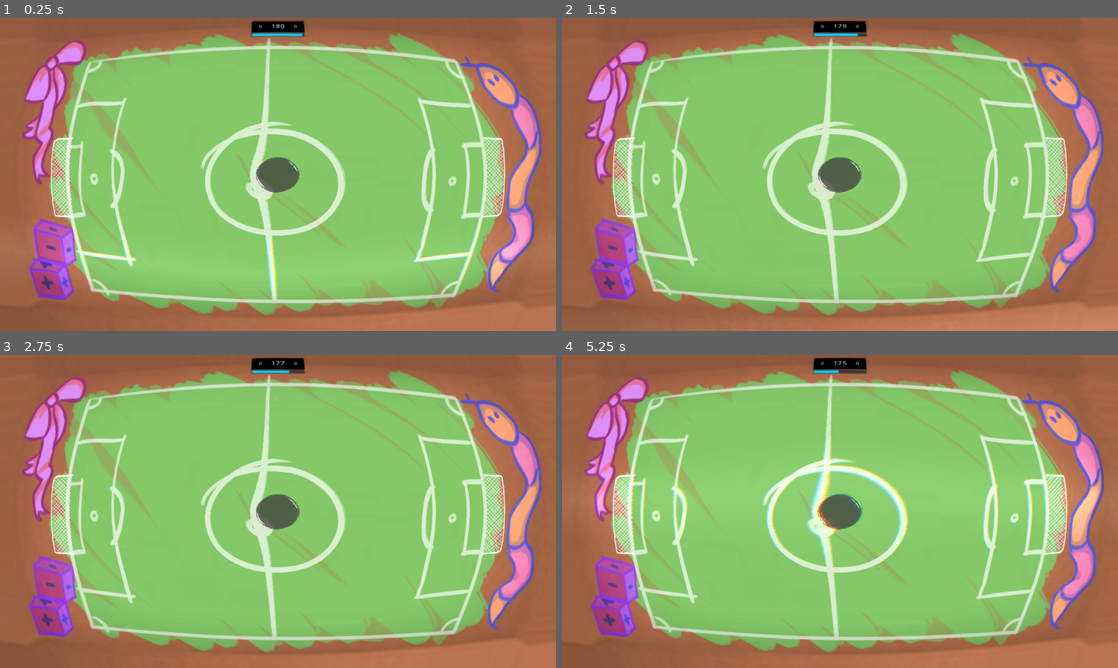
Above: before the commit, frames 1-4 (two rows, left to right).
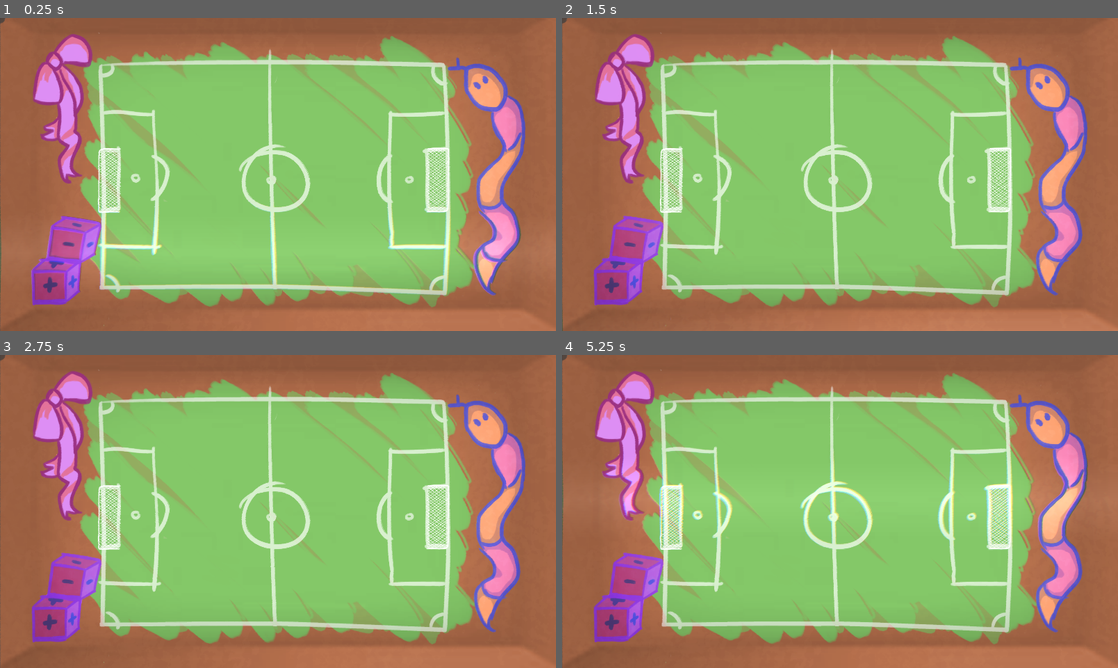
Above: after the commit, the same moments.

Repository: wendeljeske20/CapSoccer
Game: Godot game, scene res://Scenes/Match.tscn
Same seed, same stepped clock (60 frames per second), same inputs: the game is played once before the commit and once after it. This scene is started directly instead of the project's main scene.
Inputs:
- Up to frame 1 (0.25 s): no input
- Up to frame 2 (1.5 s): no input
- Up to frame 3 (2.75 s): no input
- Up to frame 4 (5.25 s): no input

The runs differ from the first frame. In frame 1, 34% of the frame differs, in the area x 0-98%, y 0-99%; in frame 2, 33%; in frame 3, 33%; in frame 4, 34%.
Error in both runs: Attempt to call function 'add_child' in base 'null instance' on a null instance. (res://Scripts/Player.gd:34)

Commit message:
Fixing interfaces. Pause is broken

Diff:
--- a/ButtonTheme.tres
+++ b/ButtonTheme.tres
@@ -1,20 +1,28 @@
-[gd_resource type="Theme" load_steps=9 format=2]
+[gd_resource type="Theme" load_steps=11 format=2]
 
 [ext_resource path="res://Fonts/LemonMilk.otf" type="DynamicFontData" id=1]
-[ext_resource path="res://Sprites/botao_focado.png" type="Texture" id=2]
-[ext_resource path="res://Sprites/botao_normal.png" type="Texture" id=3]
+[ext_resource path="res://Sprites/botao_normal.png" type="Texture" id=2]
+[ext_resource path="res://Sprites/botao_focado.png" type="Texture" id=3]
 [ext_resource path="res://Sprites/botao_pressionado.png" type="Texture" id=4]
 
 [sub_resource type="DynamicFont" id=1]
 size = 30
 font_data = ExtResource( 1 )
 
+[sub_resource type="StyleBoxTexture" id=5]
+texture = ExtResource( 2 )
+region_rect = Rect2( 0, 0, 364, 117 )
+
 [sub_resource type="StyleBoxTexture" id=2]
-texture = ExtResource( 2 )
+texture = ExtResource( 3 )
+region_rect = Rect2( 0, 0, 448, 177 )
+
+[sub_resource type="StyleBoxTexture" id=6]
+texture = ExtResource( 4 )
 region_rect = Rect2( 0, 0, 448, 177 )
 
 [sub_resource type="StyleBoxTexture" id=3]
-texture = ExtResource( 3 )
+texture = ExtResource( 2 )
 region_rect = Rect2( 0, 0, 364, 117 )
 
 [sub_resource type="StyleBoxTexture" id=4]
@@ -28,8 +36,8 @@
 Button/colors/font_color_pressed = Color( 1, 1, 1, 1 )
 Button/constants/hseparation = 0
 Button/fonts/font = SubResource( 1 )
-Button/styles/disabled = null
+Button/styles/disabled = SubResource( 5 )
 Button/styles/focus = SubResource( 2 )
-Button/styles/hover = null
+Button/styles/hover = SubResource( 6 )
 Button/styles/normal = SubResource( 3 )
 Button/styles/pressed = SubResource( 4 )
--- a/Fonts/dynamicFont.tres
+++ b/Fonts/dynamicFont.tres
@@ -3,5 +3,6 @@
 [ext_resource path="res://Fonts/TovariSans.ttf" type="DynamicFontData" id=1]
 
 [resource]
-size = 40
+size = 32
+outline_color = Color( 0, 0, 0, 1 )
 font_data = ExtResource( 1 )
--- a/Scenes/ArenaSelect.tscn
+++ b/Scenes/ArenaSelect.tscn
@@ -15,24 +15,25 @@
 region_rect = Rect2( 0, 0, 380, 363 )
 
 [node name="ArenaSelect" type="Panel"]
-margin_left = 165.774
-margin_top = 158.163
-margin_right = 2083.77
-margin_bottom = 1236.16
+margin_right = 1920.0
+margin_bottom = 1080.0
 theme = SubResource( 1 )
 script = ExtResource( 1 )
 
 [node name="mesa_1" type="Sprite" parent="."]
-position = Vector2( 794.226, 381.837 )
-scale = Vector2( 0.7, 0.63 )
+position = Vector2( 960, 540 )
+scale = Vector2( 0.5, 0.5 )
 texture = ExtResource( 2 )
 
 [node name="Panel" type="Panel" parent="."]
-editor/display_folded = true
-margin_left = 454.226
-margin_top = 2.0
-margin_right = 1101.23
-margin_bottom = 650.0
+anchor_left = 0.5
+anchor_top = 0.5
+anchor_right = 0.5
+anchor_bottom = 0.5
+margin_left = -323.502
+margin_top = -324.0
+margin_right = 323.502
+margin_bottom = 324.0
 custom_styles/panel = SubResource( 2 )
 
 [node name="PlayButton" type="Button" parent="Panel"]
@@ -58,26 +59,27 @@
 align = 1
 valign = 1
 
-[node name="PlayersAmountLabel" type="Label" parent="Panel"]
-margin_left = 120.0
+[node name="GoalLimitLabel" type="Label" parent="Panel"]
+margin_left = 65.0
 margin_top = 169.837
-margin_right = 345.0
-margin_bottom = 242.837
+margin_right = 290.0
+margin_bottom = 260.837
 theme = ExtResource( 5 )
-text = "Número de
-jogadores"
+text = "Limite de
+gols"
+align = 1
 
-[node name="PlayersAmount" type="Label" parent="Panel"]
-margin_left = 402.539
-margin_top = 179.516
-margin_right = 461.539
-margin_bottom = 224.516
+[node name="GoalLimitAmount" type="Label" parent="Panel"]
+margin_left = 400.0
+margin_top = 180.0
+margin_right = 524.0
+margin_bottom = 225.0
 theme = ExtResource( 5 )
 text = "3"
 align = 1
 valign = 2
 
-[node name="PlayersAmountLeftButton" type="Button" parent="Panel"]
+[node name="GoalAmountLeftButton" type="Button" parent="Panel"]
 margin_left = 393.619
 margin_top = 178.781
 margin_right = 433.619
@@ -85,27 +87,28 @@
 rect_scale = Vector2( -1, 1 )
 theme = ExtResource( 6 )
 
-[node name="PlayersAmountRightButton" type="Button" parent="Panel"]
-margin_left = 470.0
+[node name="GoalAmountRightButton" type="Button" parent="Panel"]
+margin_left = 530.0
 margin_top = 178.837
-margin_right = 510.0
+margin_right = 570.0
 margin_bottom = 221.837
 theme = ExtResource( 6 )
 
 [node name="MatchTimeLabel" type="Label" parent="Panel"]
-margin_left = 120.0
-margin_top = 269.837
-margin_right = 345.0
-margin_bottom = 342.837
+margin_left = 65.0
+margin_top = 291.837
+margin_right = 290.0
+margin_bottom = 382.837
 theme = ExtResource( 5 )
 text = "Tempo da
 partida"
+align = 1
 
 [node name="MatchTime" type="Label" parent="Panel"]
-margin_left = 397.461
-margin_top = 279.837
-margin_right = 467.461
-margin_bottom = 324.837
+margin_left = 395.0
+margin_top = 302.0
+margin_right = 530.0
+margin_bottom = 347.0
 theme = ExtResource( 5 )
 text = "5:00"
 align = 1
@@ -113,33 +116,34 @@
 
 [node name="MatchTimeLeftButton" type="Button" parent="Panel"]
 margin_left = 393.619
-margin_top = 279.837
+margin_top = 301.837
 margin_right = 433.619
-margin_bottom = 322.837
+margin_bottom = 344.837
 rect_scale = Vector2( -1, 1 )
 theme = ExtResource( 6 )
 
 [node name="MatchTimeRightButton" type="Button" parent="Panel"]
-margin_left = 470.461
-margin_top = 279.837
-margin_right = 510.461
-margin_bottom = 322.837
+margin_left = 530.461
+margin_top = 301.837
+margin_right = 570.461
+margin_bottom = 344.837
 theme = ExtResource( 6 )
 
 [node name="TurnTimeLabel" type="Label" parent="Panel"]
-margin_left = 120.0
-margin_top = 369.837
-margin_right = 345.0
-margin_bottom = 442.837
+margin_left = 65.0
+margin_top = 419.837
+margin_right = 290.0
+margin_bottom = 510.837
 theme = ExtResource( 5 )
 text = "Tempo do
 turno"
+align = 1
 
 [node name="TurnTime" type="Label" parent="Panel"]
-margin_left = 402.539
-margin_top = 380.516
-margin_right = 461.539
-margin_bottom = 425.516
+margin_left = 398.0
+margin_top = 431.0
+margin_right = 529.0
+margin_bottom = 476.0
 theme = ExtResource( 5 )
 text = "10"
 align = 1
@@ -147,22 +151,23 @@
 
 [node name="TurnTimeLeftButton" type="Button" parent="Panel"]
 margin_left = 393.158
-margin_top = 379.545
+margin_top = 429.545
 margin_right = 433.158
-margin_bottom = 422.545
+margin_bottom = 472.545
 rect_scale = Vector2( -1, 1 )
 theme = ExtResource( 6 )
 
 [node name="TurnTimeRightButton" type="Button" parent="Panel"]
-margin_left = 470.0
-margin_top = 379.224
-margin_right = 510.0
-margin_bottom = 422.224
+margin_left = 530.0
+margin_top = 429.224
+margin_right = 570.0
+margin_bottom = 472.224
 theme = ExtResource( 6 )
 
 [node name="OverlayShader" parent="." instance=ExtResource( 7 )]
-margin_left = -557.349
-margin_top = -308.899
-margin_right = 668.651
-margin_bottom = 383.101
-rect_scale = Vector2( 2.21, 2.00185 )
+anchor_right = 1.0
+anchor_bottom = 1.0
+margin_left = 0.0
+margin_top = 0.0
+margin_right = 0.0
+margin_bottom = 0.0
--- a/Scenes/Field.tscn
+++ b/Scenes/Field.tscn
@@ -7,81 +7,80 @@
 bounce = 0.2
 
 [sub_resource type="RectangleShape2D" id=2]
-extents = Vector2( 480.847, 10 )
+extents = Vector2( 597.82, 10 )
 
 [sub_resource type="RectangleShape2D" id=3]
-extents = Vector2( 97.9062, 10 )
+extents = Vector2( 110, 10 )
 
 [sub_resource type="CircleShape2D" id=4]
-radius = 29.8859
+radius = 40.0429
 
 [node name="Field" type="Node2D"]
 
 [node name="Field" type="RigidBody2D" parent="."]
-editor/display_folded = true
-position = Vector2( 0.307343, 0 )
 mode = 1
 physics_material_override = SubResource( 1 )
 can_sleep = false
 
 [node name="Sprite" type="Sprite" parent="Field"]
-scale = Vector2( 0.32, 0.32 )
+position = Vector2( 960, 540 )
+scale = Vector2( 0.5, 0.5 )
 texture = ExtResource( 1 )
 
 [node name="CollisionShape2D" type="CollisionShape2D" parent="Field"]
-position = Vector2( 0, -252.476 )
+position = Vector2( 942.18, 150 )
 shape = SubResource( 2 )
 
 [node name="CollisionShape2D2" type="CollisionShape2D" parent="Field"]
-position = Vector2( 0, 259.517 )
+position = Vector2( 942.18, 930 )
 shape = SubResource( 2 )
 
 [node name="CollisionShape2D3" type="CollisionShape2D" parent="Field"]
-position = Vector2( 382.318, 182.742 )
+position = Vector2( 1550.81, 780 )
 rotation = 1.5708
 shape = SubResource( 3 )
 
 [node name="CollisionShape2D5" type="CollisionShape2D" parent="Field"]
-position = Vector2( -391.366, 183.6 )
+position = Vector2( 360.814, 780 )
 rotation = 1.5708
 shape = SubResource( 3 )
 
 [node name="CollisionShape2D4" type="CollisionShape2D" parent="Field"]
-position = Vector2( 381.504, -171.472 )
+position = Vector2( 1550, 330 )
 rotation = 1.5708
 shape = SubResource( 3 )
 
 [node name="CollisionShape2D6" type="CollisionShape2D" parent="Field"]
-position = Vector2( -392.18, -171.345 )
+position = Vector2( 360, 330 )
 rotation = 1.5708
 shape = SubResource( 3 )
 
 [node name="CollisionShape2D7" type="CollisionShape2D" parent="Field"]
-position = Vector2( -385.743, -240.912 )
+position = Vector2( 370, 180 )
 rotation = 1.5708
 shape = SubResource( 4 )
 
 [node name="CollisionShape2D10" type="CollisionShape2D" parent="Field"]
-position = Vector2( 370.933, -226.251 )
+position = Vector2( 1526.01, 194.661 )
 rotation = 1.5708
 shape = SubResource( 4 )
 
 [node name="CollisionShape2D8" type="CollisionShape2D" parent="Field"]
-position = Vector2( -377.598, 249.16 )
+position = Vector2( 378.145, 920 )
 rotation = 1.5708
 shape = SubResource( 4 )
 
 [node name="CollisionShape2D9" type="CollisionShape2D" parent="Field"]
-position = Vector2( 364.919, 249.974 )
+position = Vector2( 1520, 920.814 )
 rotation = 1.5708
 shape = SubResource( 4 )
 
 [node name="GoalLeft" parent="." instance=ExtResource( 2 )]
-position = Vector2( -403.288, 5.91105 )
-scale = Vector2( 0.896571, 0.896571 )
+position = Vector2( 380, 560 )
+scale = Vector2( 1.28855, 1.28855 )
 isLeftSide = true
 
 [node name="GoalRight" parent="." instance=ExtResource( 2 )]
-position = Vector2( 403.288, 5.911 )
+position = Vector2( 1510, 560 )
 rotation = 3.14159
-scale = Vector2( 0.897, 0.897 )
+scale = Vector2( 1.289, 1.289 )
--- a/Scenes/Match.tscn
+++ b/Scenes/Match.tscn
@@ -6,29 +6,18 @@
 [ext_resource path="res://Scenes/OverlayShader.tscn" type="PackedScene" id=4]
 
 [node name="Match" type="Node2D"]
-scale = Vector2( 1.31561, 1.31561 )
 
 [node name="Field" parent="." instance=ExtResource( 1 )]
-scale = Vector2( 1.1122, 1.1122 )
-
-[node name="Camera2D" type="Camera2D" parent="."]
-scale = Vector2( 0.998521, 1 )
-current = true
-zoom = Vector2( 0.89, 0.92 )
 
 [node name="MatchManager" parent="." instance=ExtResource( 2 )]
 
 [node name="Pause" parent="." instance=ExtResource( 3 )]
 visible = false
-anchor_right = 1.0
-margin_left = -188.253
-margin_top = -218.862
-margin_right = 188.747
-margin_bottom = 251.138
+margin_right = 1920.0
+margin_bottom = 1080.0
 
 [node name="OverlayShader" parent="." instance=ExtResource( 4 )]
-margin_left = -665.704
-margin_top = -398.759
-margin_right = 560.296
-margin_bottom = 293.241
-rect_scale = Vector2( 1.12488, 1.12488 )
+margin_left = 0.0
+margin_top = 0.0
+margin_right = 1920.0
+margin_bottom = 1080.0
--- a/Scenes/MatchEnd.tscn
+++ b/Scenes/MatchEnd.tscn
@@ -3,8 +3,8 @@
 [ext_resource path="res://Sprites/background.png" type="Texture" id=1]
 [ext_resource path="res://Scripts/MatchEnd.gd" type="Script" id=2]
 [ext_resource path="res://ButtonTheme.tres" type="Theme" id=3]
-[ext_resource path="res://Scenes/OverlayShader.tscn" type="PackedScene" id=4]
-[ext_resource path="res://Fonts/CantedFX Bold.otf" type="DynamicFontData" id=5]
+[ext_resource path="res://Fonts/CantedFX Bold.otf" type="DynamicFontData" id=4]
+[ext_resource path="res://Scenes/OverlayShader.tscn" type="PackedScene" id=5]
 
 [sub_resource type="StyleBoxTexture" id=1]
 texture = ExtResource( 1 )
@@ -60,13 +60,6 @@
 theme = ExtResource( 3 )
 text = "Menu inicial"
 
-[node name="OverlayShader" parent="." instance=ExtResource( 4 )]
-margin_left = -4.08215
-margin_top = -3.60816
-margin_right = 1221.92
-margin_bottom = 688.391
-rect_scale = Vector2( 1.56887, 1.56879 )
-
 [node name="WinnerLabel" type="Label" parent="."]
 anchor_left = 0.5
 anchor_top = 0.5
@@ -81,3 +74,10 @@
 text = "left side won!"
 align = 1
 valign = 1
+
+[node name="OverlayShader" parent="." instance=ExtResource( 5 )]
+margin_left = -4.08215
+margin_top = -3.60816
+margin_right = 1221.92
+margin_bottom = 688.391
+rect_scale = Vector2( 1.56887, 1.56879 )
--- a/Scenes/MatchManager.tscn
+++ b/Scenes/MatchManager.tscn
@@ -3,27 +3,21 @@
 [ext_resource path="res://Scripts/MatchManager.gd" type="Script" id=1]
 [ext_resource path="res://Scripts/MatchParameters.gd" type="Script" id=2]
 [ext_resource path="res://Scripts/BallManager.gd" type="Script" id=3]
-[ext_resource path="res://Sprites/black.png" type="Texture" id=4]
+[ext_resource path="res://Fonts/dynamicFont.tres" type="DynamicFont" id=4]
 [ext_resource path="res://Scenes/Player.tscn" type="PackedScene" id=5]
 [ext_resource path="res://Sprites/botao_tampinha.png" type="Texture" id=6]
 [ext_resource path="res://Sprites/botao_tampinha_b.png" type="Texture" id=7]
 [ext_resource path="res://Scenes/Balls/Ball-Cap.tscn" type="PackedScene" id=8]
 
-[sub_resource type="StyleBoxTexture" id=3]
+[sub_resource type="StyleBoxFlat" id=2]
+bg_color = Color( 0.270588, 0.513726, 0.886275, 1 )
+border_color = Color( 1, 1, 1, 0 )
+corner_detail = 1
 
-[sub_resource type="StyleBoxFlat" id=1]
-bg_color = Color( 0, 0.831373, 1, 1 )
-border_width_left = 3
-border_width_top = 3
-border_width_right = 3
-border_width_bottom = 3
-border_color = Color( 0, 0, 0, 0 )
-corner_radius_top_left = 4
-corner_radius_top_right = 4
-corner_radius_bottom_right = 4
-corner_radius_bottom_left = 4
+[sub_resource type="StyleBoxFlat" id=4]
+bg_color = Color( 0.12549, 0.12549, 0.12549, 1 )
 
-[sub_resource type="PhysicsMaterial" id=2]
+[sub_resource type="PhysicsMaterial" id=3]
 bounce = 0.6
 
 [node name="MatchManager" type="Node2D"]
@@ -46,30 +40,30 @@
 
 [node name="HudManager" type="Node2D" parent="."]
 
-[node name="ScorePanel" type="Sprite" parent="HudManager"]
-position = Vector2( 0, -347.064 )
-texture = ExtResource( 4 )
+[node name="ScorePanel" type="Panel" parent="HudManager"]
+margin_left = -50.0
+margin_top = -367.0
+margin_right = 50.0
+margin_bottom = -327.0
 
 [node name="TimeLabel" type="Label" parent="HudManager/ScorePanel"]
 anchor_right = 0.5
 anchor_bottom = 0.3
-margin_left = -20.0
-margin_top = -20.0
-margin_right = -50.0
-margin_bottom = -2.0
+margin_right = 25.0
+margin_bottom = 20.0
 rect_scale = Vector2( 1.33, 1.33 )
-custom_styles/normal = SubResource( 3 )
+custom_fonts/font = ExtResource( 4 )
 text = "10"
 align = 1
-valign = 1
+valign = 2
 
 [node name="Player1ScoreLabel" type="Label" parent="HudManager/ScorePanel"]
 anchor_right = 0.5
 anchor_bottom = 0.3
-margin_left = -60.0
-margin_top = -20.0
-margin_right = -80.0
-margin_bottom = 8.0
+margin_left = -40.0
+margin_right = -52.0
+margin_bottom = 28.0
+custom_fonts/font = ExtResource( 4 )
 text = "0"
 align = 1
 valign = 1
@@ -77,19 +71,27 @@
 [node name="Player2ScoreLabel" type="Label" parent="HudManager/ScorePanel"]
 anchor_right = 0.5
 anchor_bottom = 0.3
-margin_left = 20.0
-margin_top = -20.0
-margin_bottom = 8.0
+margin_left = 100.0
+margin_right = 88.0
+margin_bottom = 28.0
+custom_fonts/font = ExtResource( 4 )
 text = "0"
 align = 1
 valign = 1
 
-[node name="TurnTimeBar" type="ProgressBar" parent="HudManager/ScorePanel"]
-margin_left = -60.0
-margin_top = 21.0
-margin_right = 60.0
-margin_bottom = 35.0
-custom_styles/fg = SubResource( 1 )
+[node name="TimeBarBackground" type="ColorRect" parent="HudManager"]
+margin_left = -103.0
+margin_top = -313.0
+margin_right = 103.0
+margin_bottom = -293.0
+
+[node name="TurnTimeBar" type="ProgressBar" parent="HudManager"]
+margin_left = -100.0
+margin_top = -310.064
+margin_right = 100.0
+margin_bottom = -296.064
+custom_styles/fg = SubResource( 2 )
+custom_styles/bg = SubResource( 4 )
 custom_colors/font_color = Color( 0, 0, 0, 1 )
 custom_colors/font_color_shadow = Color( 0, 0, 0, 1 )
 max_value = 10.0
--- a/Scenes/Menu.tscn
+++ b/Scenes/Menu.tscn
@@ -11,10 +11,8 @@
 region_rect = Rect2( 0, 0, 3840, 2160 )
 
 [node name="Menu" type="Panel"]
-margin_left = -1.6176
-margin_top = -1.39184
-margin_right = 1918.38
-margin_bottom = 1078.61
+margin_right = 1920.0
+margin_bottom = 1080.0
 custom_styles/panel = SubResource( 1 )
 script = ExtResource( 2 )
 
--- a/Scripts/ArenaSelect.gd
+++ b/Scripts/ArenaSelect.gd
@@ -3,9 +3,9 @@
 #onready var matchParameters = get_node(
 onready var playButton = get_node("Panel/PlayButton")
 
-onready var playerAmountLeftButton = get_node("Panel/PlayersAmountLeftButton")
-onready var playerAmountRightButton = get_node("Panel/PlayersAmountRightButton")
-onready var playerAmount = get_node("Panel/PlayersAmount")
+onready var goalAmountLeftButton = get_node("Panel/GoalAmountLeftButton")
+onready var goalAmountRightButton = get_node("Panel/GoalAmountRightButton")
+onready var goalAmount = get_node("Panel/GoalLimitAmount")
 
 onready var matchTimeLeftButton = get_node("Panel/MatchTimeLeftButton")
 onready var matchTimeRightButton = get_node("Panel/MatchTimeRightButton")
@@ -15,13 +15,13 @@
 onready var turnTimeLeftButton = get_node("Panel/TurnTimeLeftButton")
 onready var turnTimeRightButton = get_node("Panel/TurnTimeRightButton")
 onready var turnTime = get_node("Panel/TurnTime")
-const turnTimeStamp = 5
+const turnTimeStamp = 1
 
 func _ready():
-	playerAmountLeftButton.connect("pressed",self,"ChangePlayerAmount", [-1])
-	playerAmountLeftButton.grab_focus()
-	playerAmountRightButton.connect("pressed",self,"ChangePlayerAmount", [1])
-	playerAmountRightButton.grab_focus()
+	goalAmountLeftButton.connect("pressed",self,"ChangeGoalLimitAmount", [-1])
+	goalAmountLeftButton.grab_focus()
+	goalAmountRightButton.connect("pressed",self,"ChangeGoalLimitAmount", [1])
+	goalAmountRightButton.grab_focus()
 
 	matchTimeLeftButton.connect("pressed",self,"ChangeMatchTime", [-1])
 	matchTimeLeftButton.grab_focus()
@@ -36,14 +36,26 @@
 	playButton.connect("pressed",self,"Play")
 	playButton.grab_focus()
 
+	if MatchParameters.maxGoals <= 0:
+		goalAmount.text = "Infinito"
+	else:
+		goalAmount.text = str(MatchParameters.maxGoals)
 	matchTime.text = str(MatchParameters.matchTime/60) + ":" + str(MatchParameters.matchTime%60)
 	turnTime.text = str(MatchParameters.turnTime)
 
 func Play():
 	get_tree().change_scene("Scenes/Match.tscn")
 
-func ChangePlayerAmount(value):
-	print(value)
+func ChangeGoalLimitAmount(value):
+	var newGoalLimit = MatchParameters.maxGoals + value
+	if newGoalLimit <= 0:
+		newGoalLimit = 0
+		goalAmount.text = "Infinito"
+		MatchParameters.useMaxGoals = false
+	else:
+		goalAmount.text = str(newGoalLimit)
+		MatchParameters.useMaxGoals = true
+	MatchParameters.maxGoals = newGoalLimit
 
 func ChangeMatchTime(value):
 	var currentMatchTime = MatchParameters.matchTime
@@ -57,6 +69,11 @@
 			matchTime.text += str(newTime%60)
 		else:
 			matchTime.text = str(newTime)
+		MatchParameters.useMaxTime = true
+	else:
+		MatchParameters.matchTime = 0
+		MatchParameters.useMaxTime = false
+		matchTime.text = "Infinito"
 
 func ChangeTurnTime(value):
 	var currentTime = MatchParameters.turnTime
--- a/Scripts/MatchManager.gd
+++ b/Scripts/MatchManager.gd
@@ -13,7 +13,7 @@
 
 # UI
 onready var timeLabel = get_node("HudManager/ScorePanel/TimeLabel")
-onready var timeBar = get_node("HudManager/ScorePanel/TurnTimeBar")
+onready var timeBar = get_node("HudManager/TurnTimeBar")
 onready var pausePanel = get_node("../Pause")
 
 # Input Section
@@ -34,6 +34,8 @@
 ############
 # Functions
 ############
+
+var scoringPlayer = null
 
 func _ready():
 	# Init players
@@ -78,7 +80,19 @@
 		else:
 			player1.ResetButtonPositions()
 			player2.ResetButtonPositions()
-			PassTurn()
+			InvertTurn()
+	pass
+
+func InvertTurn():
+	currentPlayer.ClearCurrentButton()
+	if scoringPlayer == player1:
+		currentPlayer = player2
+	else:
+		currentPlayer = player1
+
+	currentPlayer.SetButtonHightlight()
+	# Reset timer
+	turnTimer.start();
 	pass
 
 func PassTurn():
@@ -133,15 +147,28 @@
 	if ball.goalScored != 0:
 		if ball.goalScored == 1:
 			player1.score += 1
+			scoringPlayer = player1
 		else:
 			player2.score += 1
+			scoringPlayer = player2
 
 		ball.goalScored = 0
 		return true
 	return false
 
 func UpdateTimers():
-	timeLabel.set_text(str(int(round(matchTimer.get_time_left()))))
+
+	var newTime = int(round(matchTimer.get_time_left()))
+	var newText = ""
+	if newTime >= 60:
+			newText = str(newTime/60) + ":"
+			if newTime%60 < 10:
+				newText += "0"
+			newText += str(newTime%60)
+	else:
+		newText = str(newTime)
+
+	timeLabel.set_text(newText)
 	timeBar.value = turnTimer.get_time_left()
 
 func CheckTurnTimer():
@@ -178,4 +205,5 @@
 
 # !SIGNAL WITH MATCHTIMER!
 func _on_MatchTimer_timeout():
-	CheckMatchEndTime()
+	if MatchParameters.useMaxTime:
+		CheckMatchEndTime()
--- a/Scripts/MatchParameters.gd
+++ b/Scripts/MatchParameters.gd
@@ -7,6 +7,8 @@
 # Match time
 export(int) var matchTime = 180
 export(int) var maxGoals = 5
+
+export(bool) var useMaxTime = false
 export(bool) var useMaxGoals = false
 
 export(int) var winner = 0
--- a/Scripts/Pause.gd
+++ b/Scripts/Pause.gd
@@ -1,6 +1,6 @@
 extends Panel
 
-onready var matchManager = get_node("../MatchManager")
+onready var matchManager = get_node(".../..//MatchManager")
 onready var resumeButton = get_node("ResumeButton")
 onready var arenaSelectButton = get_node("ArenaSelectButton")
 onready var quitButton = get_node("QuitButton")
--- a/Shaders/CRT_Shader.tscn
+++ b/Shaders/CRT_Shader.tscn
@@ -11,8 +11,8 @@
 shader_param/timeLine = null
 shader_param/scanSpeed = 2.0
 shader_param/scanOffset = 2.0
-shader_param/screenCurvature = 1.5
-shader_param/curvatureDistance = 1.5
+shader_param/screenCurvature = 1.0
+shader_param/curvatureDistance = 2.0
 shader_param/displace = ExtResource( 2 )
 
 [node name="CRT Shader Control" type="Control"]
Not shown, removed: Builds/data_CapSoccer/Mono/etc/mono/2.0/settings.map
Not shown, removed: Builds/data_CapSoccer/Mono/etc/mono/4.0/settings.map
Not shown, removed: Builds/data_CapSoccer/Mono/etc/mono/4.5/settings.map
Not shown, removed: Builds/data_CapSoccer/Mono/etc/mono/browscap.ini
Not shown, removed: Builds/data_CapSoccer/Mono/etc/mono/mconfig/config.xml
Not shown: 1 places in Scenes/MatchEnd.tscn that only renumber resources
Not shown: 1 places in Scenes/MatchManager.tscn that only renumber resources
Not shown, changed: Builds/CapSoccer-Alpha.exe
Not shown, removed: Builds/CapSoccer-Alpha.pck
Not shown, removed: Builds/data_CapSoccer/Mono/bin/MonoPosixHelper.dll
Not shown, removed: Builds/data_CapSoccer/Mono/etc/mono/2.0/Browsers/Compat.browser
Not shown, removed: Builds/data_CapSoccer/Mono/etc/mono/2.0/DefaultWsdlHelpGenerator.aspx
(and 10 more such lines)
